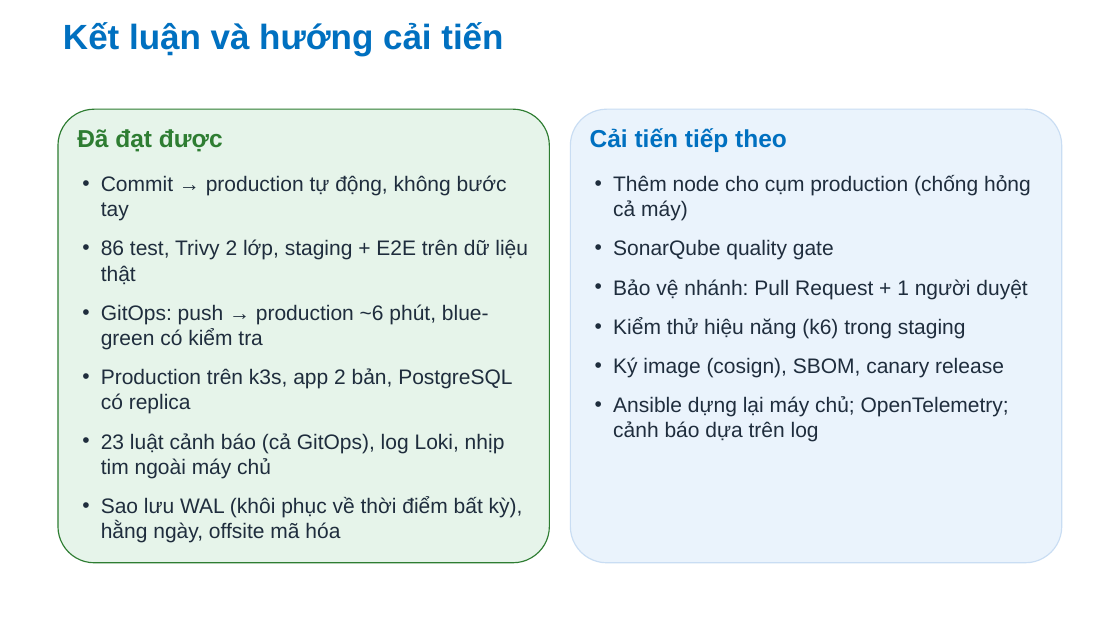
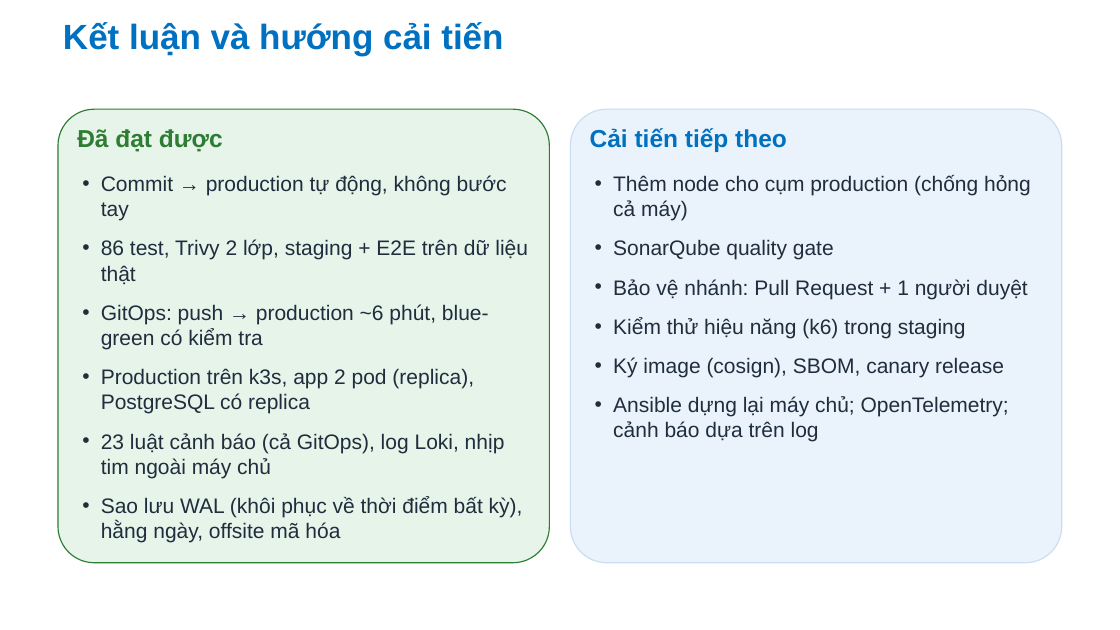
Before and after one commit to Anpham120/restaurant-management-system, a slide deck: slide 23 of docs/bao-cao/Slide_TrienKhaiPhanMem_AtlasRestaurant.pptx. Drawn at 1120x630 pixels with LibreOffice and Linux fonts; fonts in the diff are those of the drawing; background and template pictures are left out. Boxes give left, top, right and bottom in pixels: in the first picture for what was removed or moved away, otherwise in the second. Text is boxed around its words. In the diff, an @@ line names an element or a change of style, - is before the commit and + after.

```diff
--- a/docs/bao-cao/Slide_TrienKhaiPhanMem_AtlasRestaurant.pptx
+++ b/docs/bao-cao/Slide_TrienKhaiPhanMem_AtlasRestaurant.pptx
@@ text at [101, 368, 474, 414]: text changed @@
-• Production trên k3s, app 2 bản, PostgreSQL có replica
+• Production trên k3s, app 2 pod (replica), PostgreSQL có replica
```
Also in this commit, not shown: 6 other slides changed, 6 other files.
